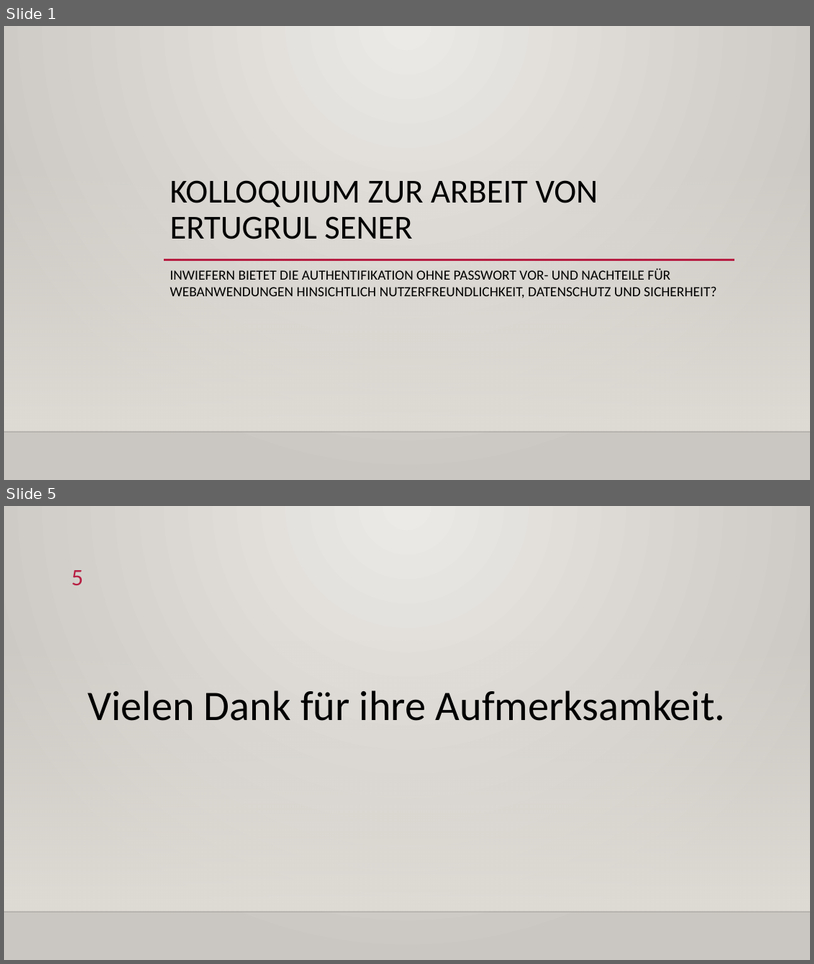
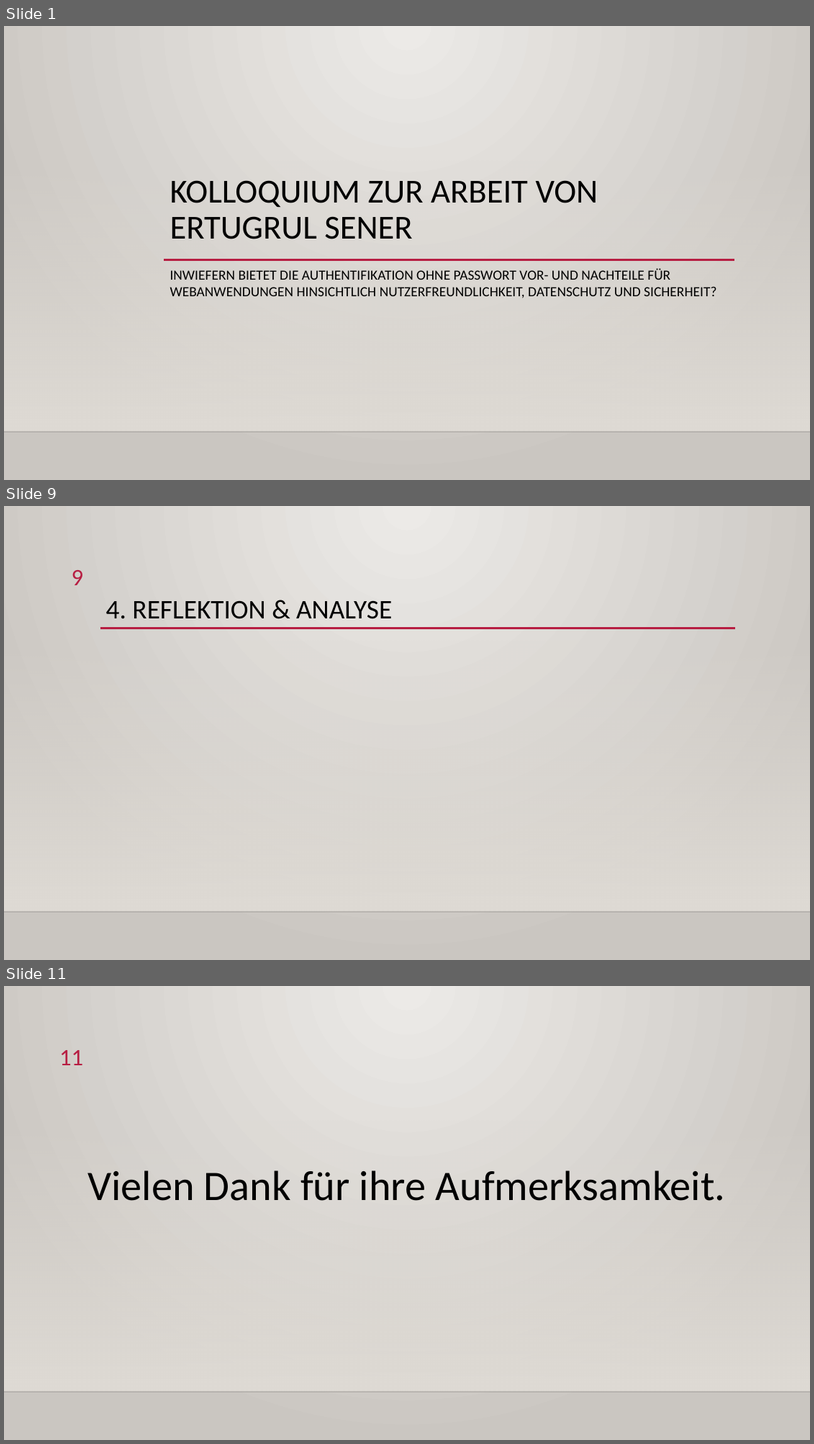
Before and after one commit to ErtugrulSener/Bachelorthesis, a slide deck: Colloquium/Kolloquium.pptx. Shown one above the other, each under a label of ours: slides 1 and 5 before the commit, slides 1, 9 and 11 after it; the slides between them are not shown. The pictures are 814x964 and 814x1444 pixels, drawn with LibreOffice and Linux fonts; fonts in the diff are those of the drawing; background and template pictures are left out. Boxes give left, top, right and bottom in pixels: in the first picture for what was removed or moved away, otherwise in the second. Text is boxed around its words. In the diff, an @@ line names an element or a change of style, - is before the commit and + after.

```diff
--- a/Colloquium/Kolloquium.pptx
+++ b/Colloquium/Kolloquium.pptx
@@ slide 9 added at (x1=4, y1=506, x2=810, y2=960), background gradient #ECEAE7 to #CAC7C1; not listed: 2 template elements that a slide beside it also shows @@
@@ page number added at (x1=72, y1=570, x2=84, y2=585), 28 pt, text #B71E42 @@
+9
@@ title added at (x1=106, y1=600, x2=392, y2=619), 32 pt, text #000000 @@
+4. REFLEKTION & ANALYSE
@@ line added from (100, 628) to (736, 628), #B71E42 2.5 pt @@
@@ what was slide 5 is now slide 11 @@
@@ page number at (x1=59, y1=1050, x2=83, y2=1065): text changed @@
-5
+11
```
Also in this commit, not shown: 3 slides changed, 5 other slides added.
